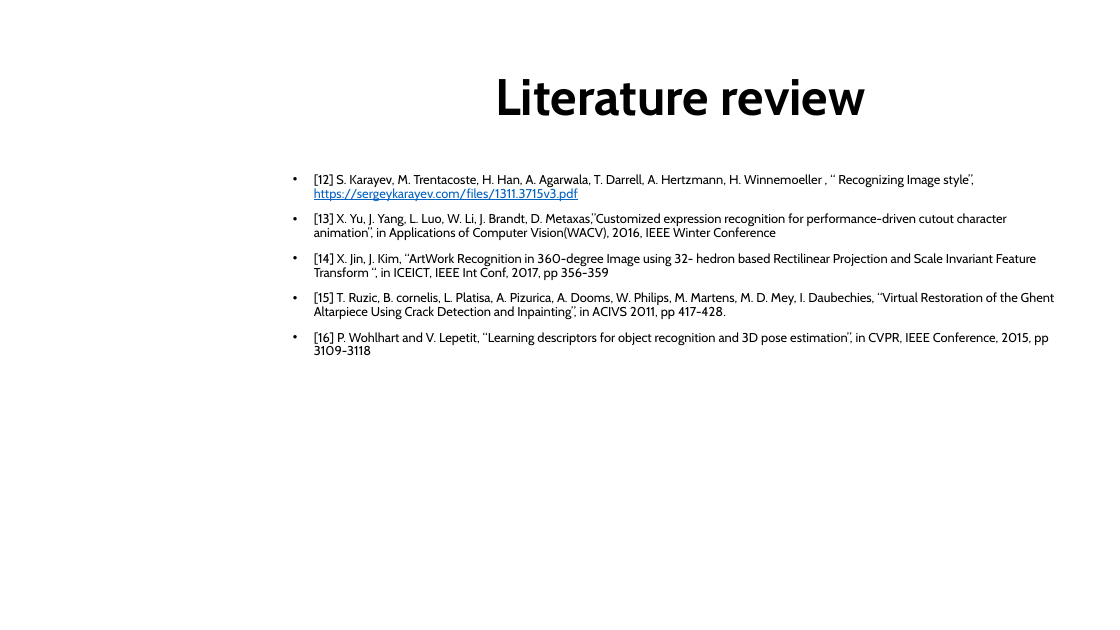
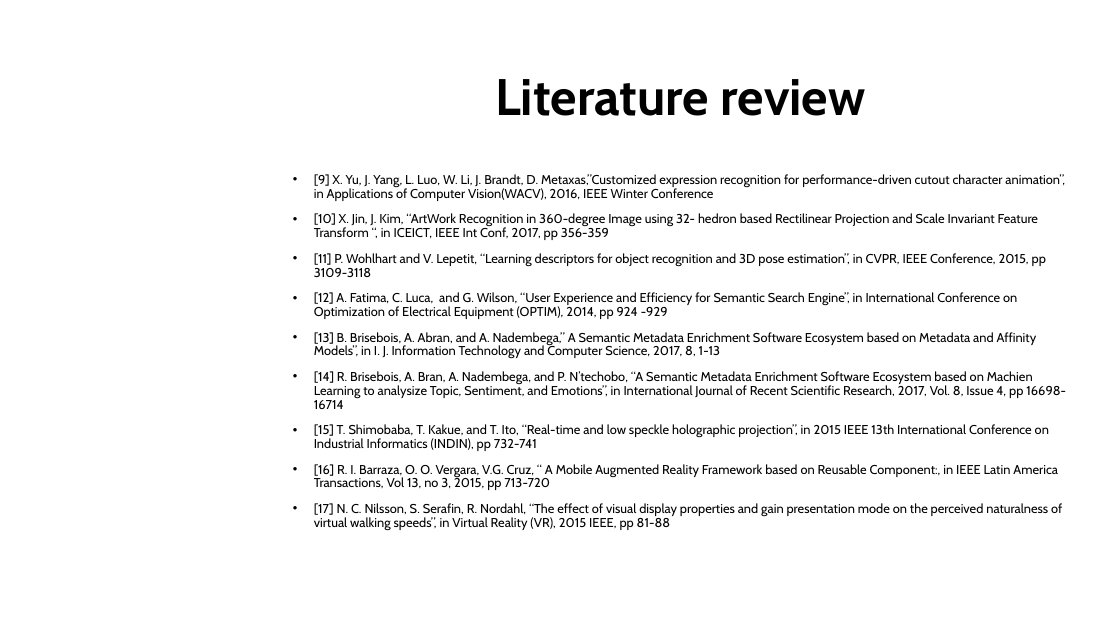
Before and after one commit to dungdovu/DGA1031, a slide deck: slide 12 of DGA1031/What is it.pptx (slide 13 before the commit). Drawn at 1120x630 pixels with LibreOffice and Linux fonts; fonts in the diff are those of the drawing; background and template pictures are left out. Boxes give left, top, right and bottom in pixels: in the first picture for what was removed or moved away, otherwise in the second. Text is boxed around its words. In the diff, an @@ line names an element or a change of style, - is before the commit and + after.

```diff
--- a/DGA1031/What is it.pptx
+++ b/DGA1031/What is it.pptx
@@ text at (314, 174, 1066, 531): text changed @@
-• [12] S. Karayev, M. Trentacoste, H. Han, A. Agarwala, T. Darrell, A. Hertzmann, H. Winnemoeller , “ Recognizing Image style”, https://sergeykarayev.com/files/1311.3715v3.pdf
-• [13] X. Yu, J. Yang, L. Luo, W. Li, J. Brandt, D. Metaxas,”Customized expression recognition for performance-driven cutout character animation”, in Applications of Computer Vision(WACV), 2016, IEEE Winter Conference
-• [14] X. Jin, J. Kim, “ArtWork Recognition in 360-degree Image using 32- hedron based Rectilinear Projection and Scale Invariant Feature Transform “, in ICEICT, IEEE Int Conf, 2017, pp 356-359
-• [15] T. Ruzic, B. cornelis, L. Platisa, A. Pizurica, A. Dooms, W. Philips, M. Martens, M. D. Mey, I. Daubechies, “Virtual Restoration of the Ghent Altarpiece Using Crack Detection and Inpainting”, in ACIVS 2011, pp 417-428.
-• [16] P. Wohlhart and V. Lepetit, “Learning descriptors for object recognition and 3D pose estimation”, in CVPR, IEEE Conference, 2015, pp 3109-3118
+• [9] X. Yu, J. Yang, L. Luo, W. Li, J. Brandt, D. Metaxas,”Customized expression recognition for performance-driven cutout character animation”, in Applications of Computer Vision(WACV), 2016, IEEE Winter Conference
+• [10] X. Jin, J. Kim, “ArtWork Recognition in 360-degree Image using 32- hedron based Rectilinear Projection and Scale Invariant Feature Transform “, in ICEICT, IEEE Int Conf, 2017, pp 356-359
+• [11] P. Wohlhart and V. Lepetit, “Learning descriptors for object recognition and 3D pose estimation”, in CVPR, IEEE Conference, 2015, pp 3109-3118
+• [12] A. Fatima, C. Luca, and G. Wilson, “User Experience and Efficiency for Semantic Search Engine”, in International Conference on Optimization of Electrical Equipment (OPTIM), 2014, pp 924 -929
+• [13] B. Brisebois, A. Abran, and A. Nadembega,” A Semantic Metadata Enrichment Software Ecosystem based on Metadata and Affinity Models”, in I. J. Information Technology and Computer Science, 2017, 8, 1-13
+• [14] R. Brisebois, A. Bran, A. Nadembega, and P. N’techobo, “A Semantic Metadata Enrichment Software Ecosystem based on Machien Learning to analysize Topic, Sentiment, and Emotions”, in International Journal of Recent Scientific Research, 2017, Vol. 8, Issue 4, pp 16698-16714
+• [15] T. Shimobaba, T. Kakue, and T. Ito, “Real-time and low speckle holographic projection”, in 2015 IEEE 13th International Conference on Industrial Informatics (INDIN), pp 732-741
+• [16] R. I. Barraza, O. O. Vergara, V.G. Cruz, “ A Mobile Augmented Reality Framework based on Reusable Component:, in IEEE Latin America Transactions, Vol 13, no 3, 2015, pp 713-720
+• [17] N. C. Nilsson, S. Serafin, R. Nordahl, “The effect of visual display properties and gain presentation mode on the perceived naturalness of virtual walking speeds”, in Virtual Reality (VR), 2015 IEEE, pp 81-88
```
Also in this commit, not shown: 17 other slides changed, 5 slides added, 2 slides removed, 1 other file.
